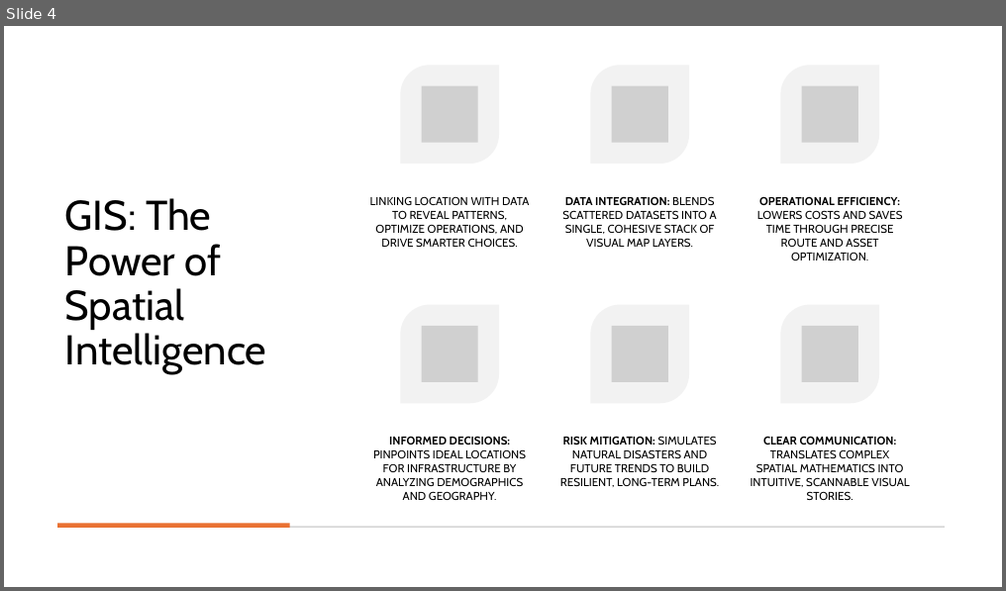
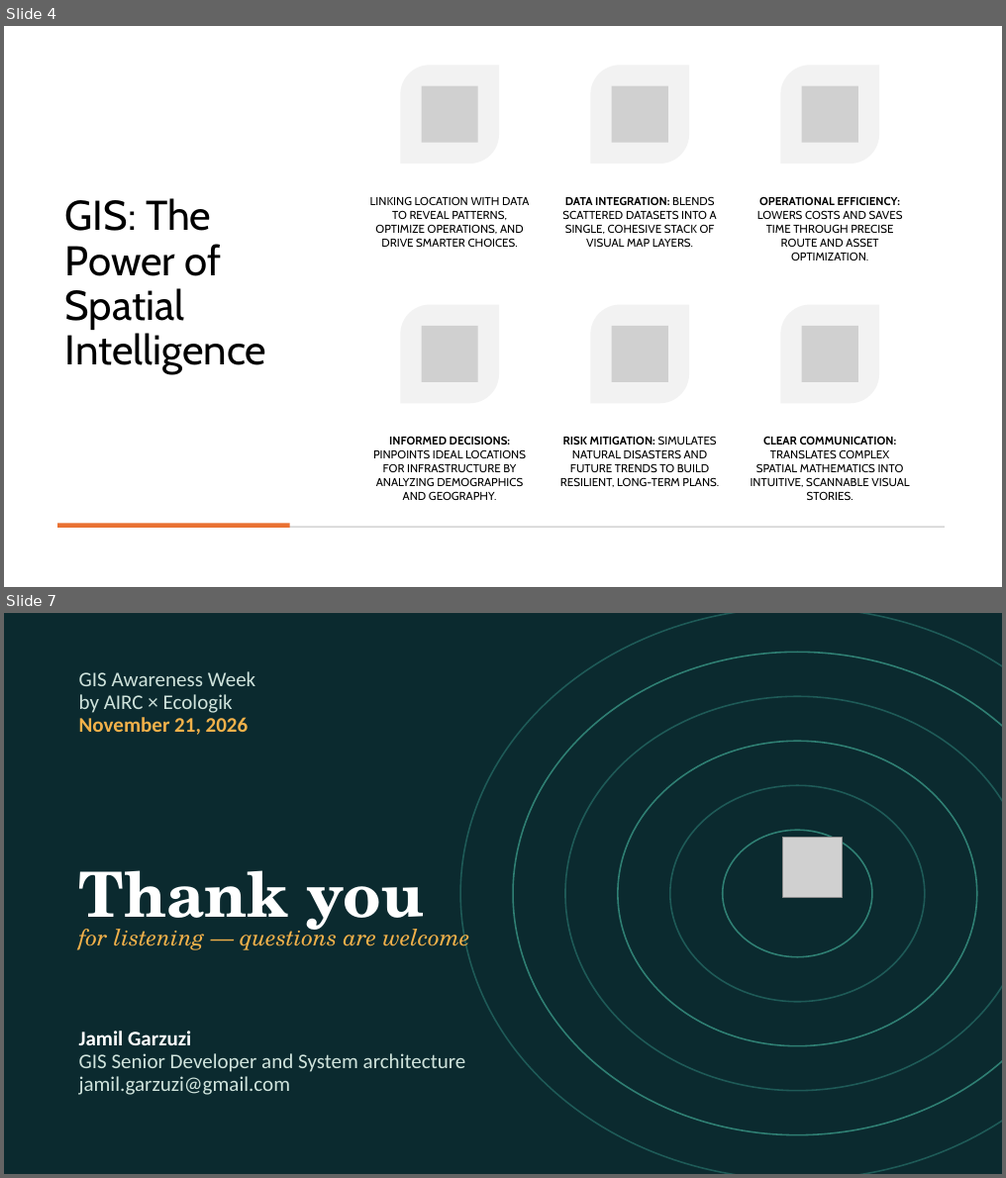
Before and after one commit to jamil-g/AIRC_Ecologik, a slide deck: Jamil Garzuzi.pptx. Shown one above the other, each under a label of ours: slide 4 before the commit, slides 4 and 7 after it; the slides between them are not shown. The pictures are 1006x591 and 1006x1178 pixels, drawn with LibreOffice and Linux fonts; fonts in the diff are those of the drawing; grey boxes stand for pictures. Boxes give left, top, right and bottom in pixels: in the first picture for what was removed or moved away, otherwise in the second. Text is boxed around its words. In the diff, an @@ line names an element or a change of style, - is before the commit and + after.

```diff
--- a/Jamil Garzuzi.pptx
+++ b/Jamil Garzuzi.pptx
@@ slide 7 added at bbox=[4, 613, 1002, 1174], background #0B2A2F @@
@@ ellipse added at bbox=[460, 613, 1002, 1174], outline #1E5A57 1.5 pt @@
@@ subtitle added at bbox=[79, 671, 255, 735], 20 pt, text #CFE3DC @@
+GIS Awareness Week
+by AIRC × Ecologik
+November 21, 2026
@@ ellipse added at bbox=[513, 652, 1002, 1136], outline #2F7F73 1.5 pt @@
@@ ellipse added at bbox=[565, 696, 1002, 1090], outline #1E5A57 1.5 pt @@
@@ ellipse added at bbox=[618, 741, 977, 1047], outline #2F7F73 1.5 pt @@
@@ ellipse added at bbox=[670, 786, 925, 1002], outline #1E5A57 1.5 pt @@
@@ ellipse added at bbox=[723, 830, 872, 958], outline #2F7F73 1.5 pt @@
@@ picture added at bbox=[782, 838, 843, 897] @@
@@ text added at bbox=[79, 870, 424, 938], 60 pt, text #FFFFFF, bold @@
+Thank you
@@ text added at bbox=[78, 924, 470, 953], 22 pt, text #F2B14A, italic @@
+for listening — questions are welcome
@@ title added at bbox=[79, 1031, 466, 1095], 20 pt, text #CFE3DC @@
+Jamil Garzuzi
+GIS Senior Developer and System architecture
+jamil.garzuzi@gmail.com
```
Also in this commit, not shown: 1 slide changed, 1 other slide added, 1 slide removed.
